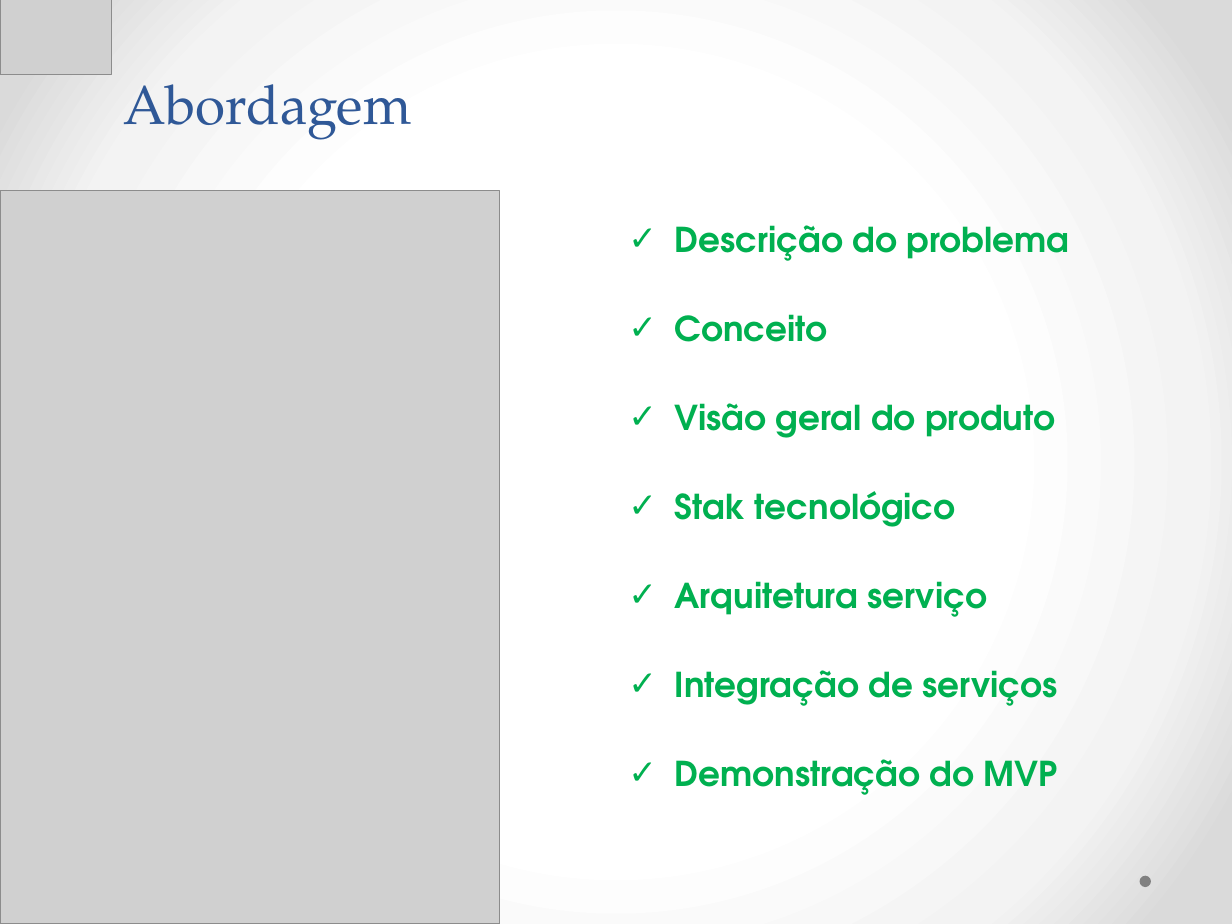
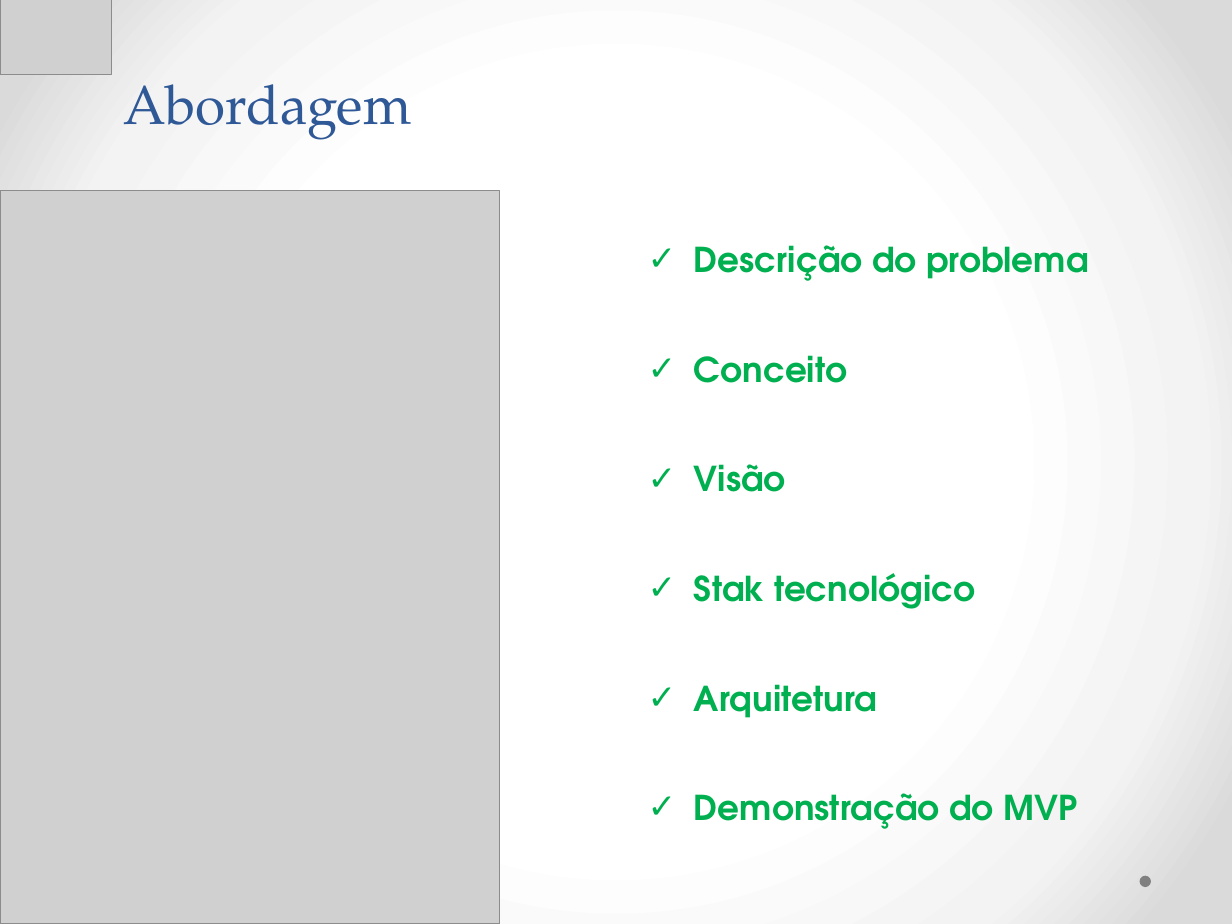
Before and after one commit to Neimarmg/TCC, a slide deck: slide 2 of Documentação final do projeto/Ppt-Final.pptx. Drawn at 1232x924 pixels with LibreOffice and Linux fonts; fonts in the diff are those of the drawing; grey boxes stand for pictures. Boxes give left, top, right and bottom in pixels: in the first picture for what was removed or moved away, otherwise in the second. Text is boxed around its words. In the diff, an @@ line names an element or a change of style, - is before the commit and + after.

```diff
--- a/Documentação final do projeto/Ppt-Final.pptx
+++ b/Documentação final do projeto/Ppt-Final.pptx
@@ text "Descrição do problema": place and size @@
-text "Descrição do problema" at bbox=[675, 225, 1069, 795]
+text "Descrição do problema" at bbox=[694, 245, 1088, 829]
@@ text at bbox=[694, 245, 1088, 829]: line spacing 2 to 2.5 @@
@@ text at bbox=[694, 464, 786, 492]: text changed @@
-✓ Visão geral do produto
+✓ Visão
@@ text at bbox=[694, 684, 877, 718]: text changed @@
-✓ Arquitetura serviço
-✓ Integração de serviços
+✓ Arquitetura
```
Also in this commit, not shown: 5 other slides changed.
